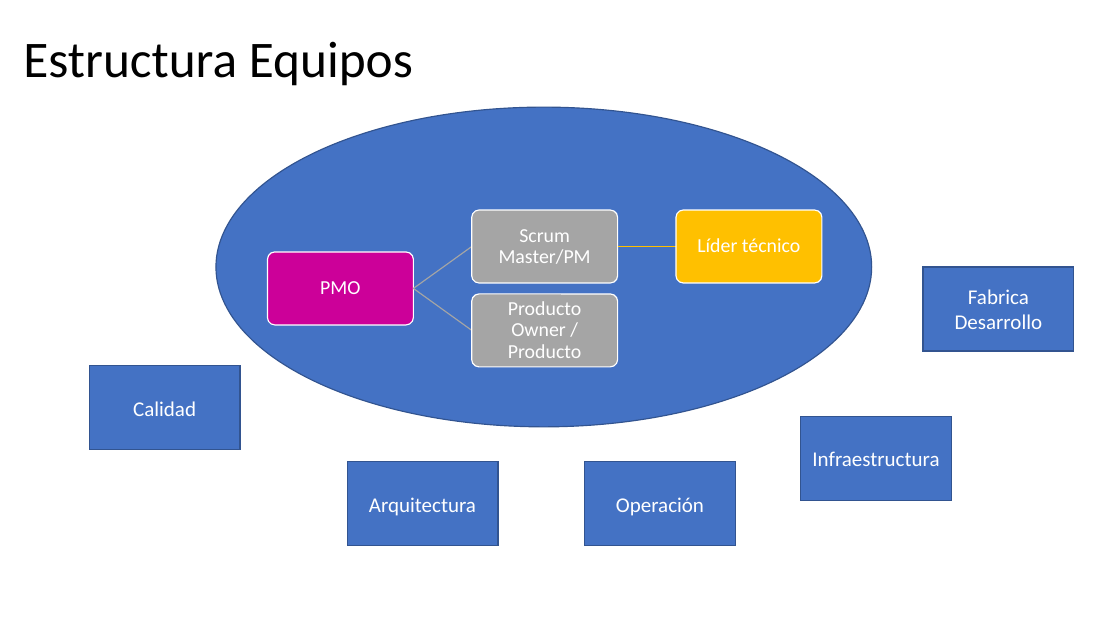
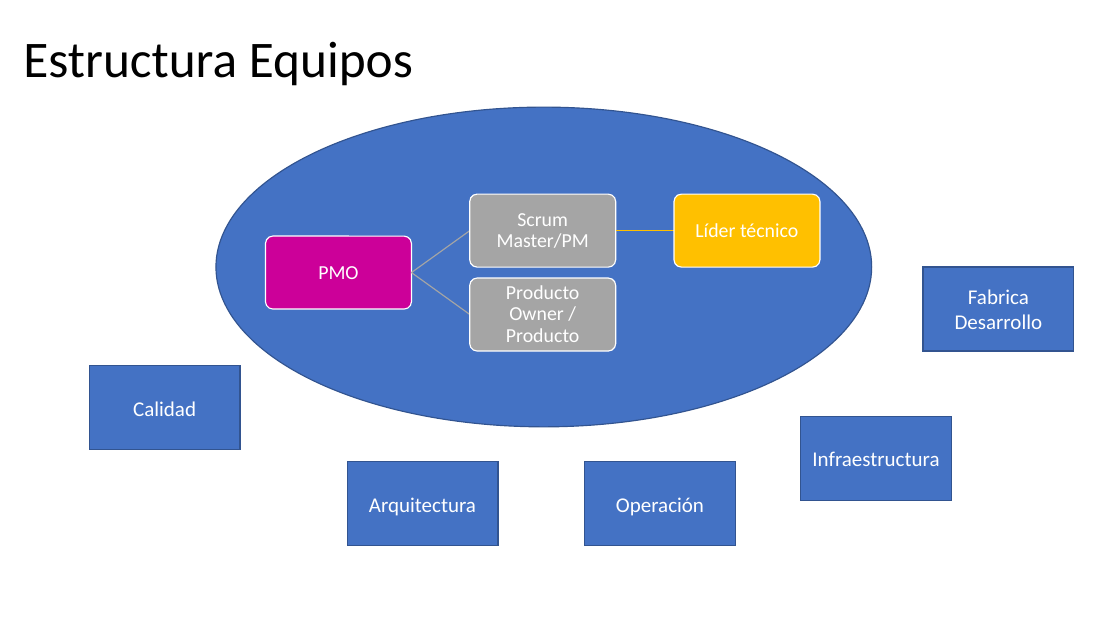
Before and after one commit to omesan/Agile, a slide deck: slide 13 of Stefanini/Stefanini.Clientes/Stefanini.Cliente.Experian/Informe_resultado_Inmersion.pptx. Drawn at 1120x630 pixels with LibreOffice and Linux fonts; fonts in the diff are those of the drawing. Boxes give left, top, right and bottom in pixels: in the first picture for what was removed or moved away, otherwise in the second. Text is boxed around its words. In the diff, an @@ line names an element or a change of style, - is before the commit and + after.

```diff
--- a/Stefanini/Stefanini.Clientes/Stefanini.Cliente.Experian/Informe_resultado_Inmersion.pptx
+++ b/Stefanini/Stefanini.Clientes/Stefanini.Cliente.Experian/Informe_resultado_Inmersion.pptx
@@ 4 texts, 4 rounded rectangles, 3 freeform shapes: place and size @@
-4 texts, 4 rounded rectangles, 3 freeform shapes at [267,210,823,367]
+4 texts, 4 rounded rectangles, 3 freeform shapes at [266,194,820,351]
```
Also in this commit, not shown: 20 other files.
